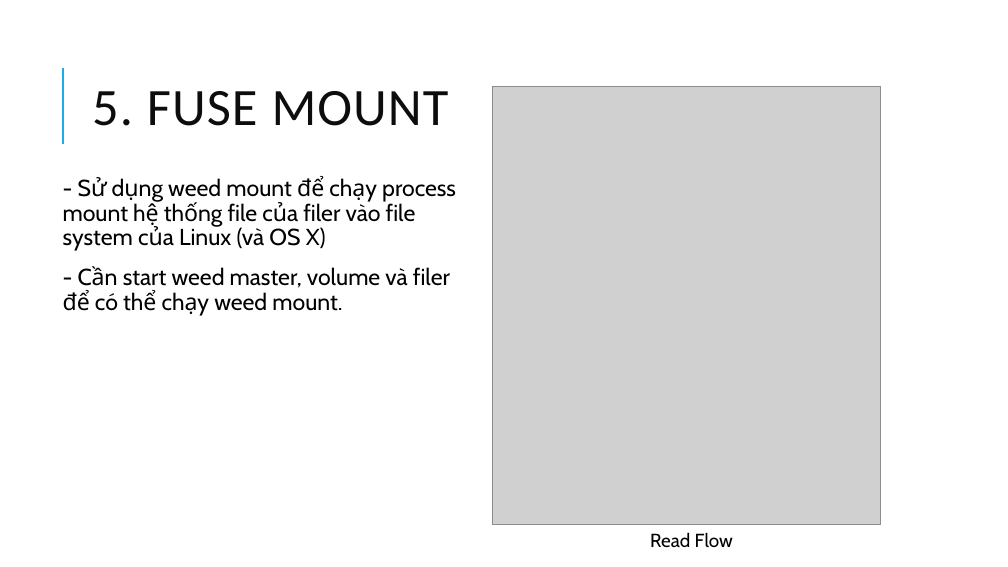
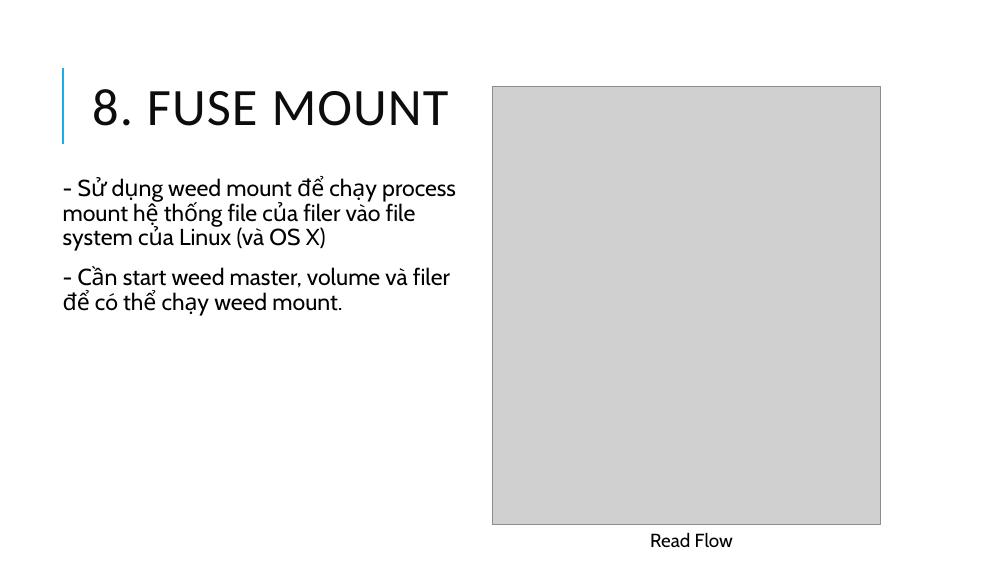
Before and after one commit to chi-org/seaweedfs-test, a slide deck: slide 17 of SeaweedFS_2.pptx (slide 16 before the commit). Drawn at 1008x567 pixels with LibreOffice and Linux fonts; fonts in the diff are those of the drawing; grey boxes stand for pictures. Boxes give left, top, right and bottom in pixels: in the first picture for what was removed or moved away, otherwise in the second. Text is boxed around its words. In the diff, an @@ line names an element or a change of style, - is before the commit and + after.

```diff
--- a/SeaweedFS_2.pptx
+++ b/SeaweedFS_2.pptx
@@ title at [92,89,449,126]: text changed @@
-5. FUSE MOUNT
+8. FUSE MOUNT
```
Also in this commit, not shown: 21 other slides changed, 1 slide added, 1 other file.
